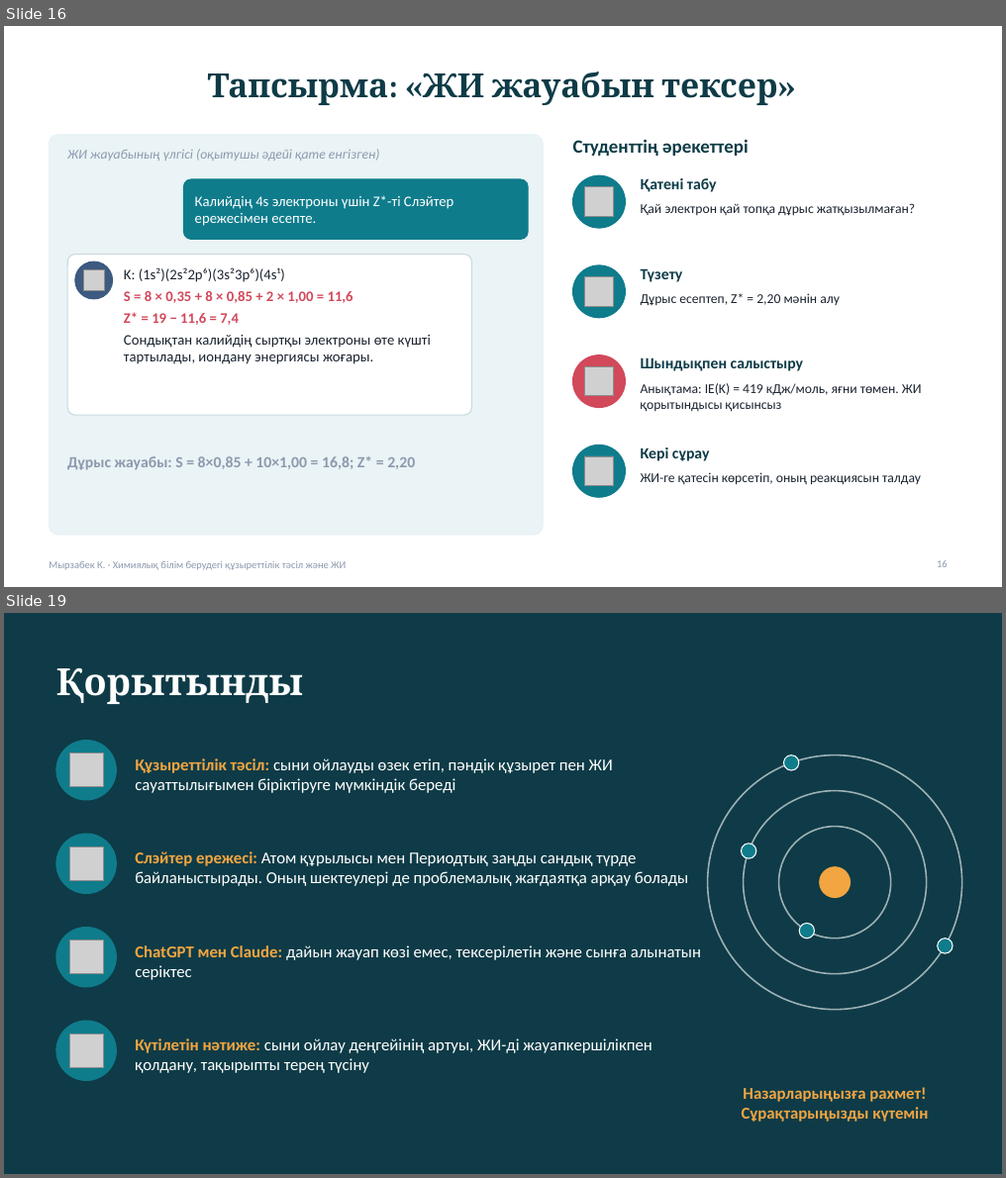
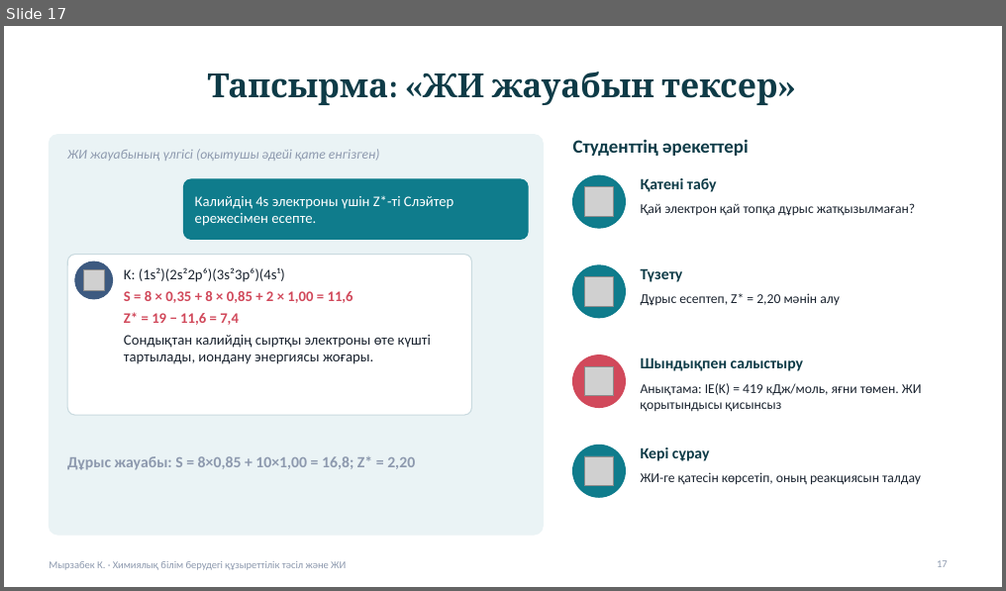
Before and after one commit to kamilamyrzabek6-hash/-, a slide deck: presentation/Slater_Kuzyrettilik_ZhI_Myrzabek.pptx. Shown one above the other, each under a label of ours: slides 16 and 19 before the commit, slide 17 after it; the slides between them are not shown. The pictures are 1006x1178 and 1006x591 pixels, drawn with LibreOffice and Linux fonts; fonts in the diff are those of the drawing; grey boxes stand for pictures. Boxes give left, top, right and bottom in pixels: in the first picture for what was removed or moved away, otherwise in the second. Text is boxed around its words. In the diff, an @@ line names an element or a change of style, - is before the commit and + after.

```diff
--- a/presentation/Slater_Kuzyrettilik_ZhI_Myrzabek.pptx
+++ b/presentation/Slater_Kuzyrettilik_ZhI_Myrzabek.pptx
@@ slide 19 removed at (4, 613, 1002, 1174), background #0E3B47 @@
@@ text removed at (56, 668, 303, 704) @@
-Қорытынды
@@ ellipse removed at (56, 741, 116, 800) @@
@@ picture removed at (70, 754, 104, 787) @@
@@ text removed at (135, 759, 613, 793) @@
-Құзыреттілік тәсіл: сыни ойлауды өзек етіп, пәндік құзырет пен ЖИ сауаттылығымен біріктіруге мүмкіндік береді
@@ ellipse removed at (708, 756, 962, 1010) @@
@@ ellipse removed at (784, 756, 799, 770) @@
@@ ellipse removed at (744, 791, 927, 974) @@
@@ ellipse removed at (56, 834, 116, 894) @@
@@ picture removed at (70, 848, 104, 881) @@
@@ ellipse removed at (742, 844, 756, 859) @@
@@ ellipse removed at (779, 827, 891, 939) @@
@@ text removed at (135, 852, 689, 886) @@
-Слэйтер ережесі: Атом құрылысы мен Периодтық заңды сандық түрде байланыстырады. Оның шектеулері де проблемалық жағдаятқа арқау болады
@@ ellipse removed at (820, 867, 850, 898) @@
@@ ellipse removed at (56, 928, 116, 987) @@
@@ ellipse removed at (799, 924, 814, 939) @@
@@ ellipse removed at (938, 939, 952, 954) @@
@@ picture removed at (70, 941, 104, 974) @@
@@ text removed at (135, 946, 701, 980) @@
-ChatGPT мен Claude: дайын жауап көзі емес, тексерілетін және сынға алынатын серіктес
@@ ellipse removed at (56, 1021, 116, 1081) @@
@@ picture removed at (70, 1035, 104, 1068) @@
@@ text removed at (135, 1039, 651, 1073) @@
-Күтілетін нәтиже: сыни ойлау деңгейінің артуы, ЖИ-ді жауапкершілікпен қолдану, тақырыпты терең түсіну
@@ text removed at (742, 1087, 928, 1122) @@
-Назарларыңызға рахмет! Сұрақтарыңызды күтемін
@@ what was slide 16 is now slide 17 @@
@@ page number at (937, 561, 947, 568): text changed @@
-16
+17
```
Also in this commit, not shown: 8 slides changed, 10 slides added, 9 other slides removed, 1 other file.
